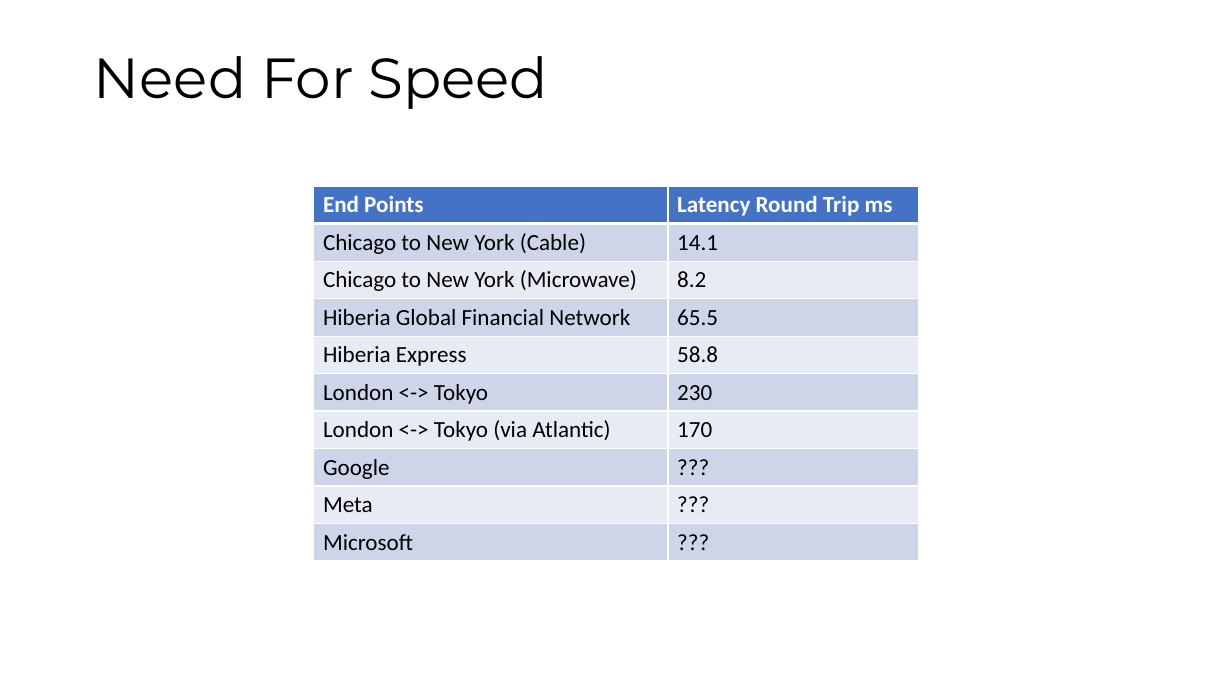
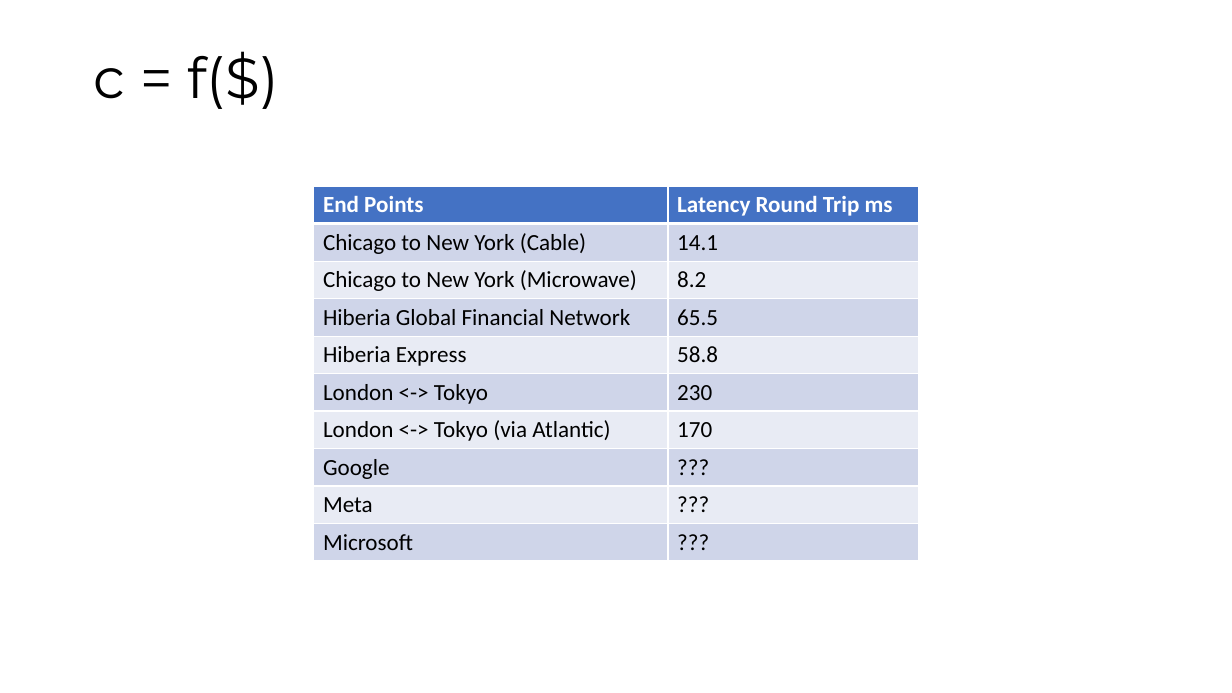
Before and after one commit to maatt4code/PicsAndStuff, a slide deck: slide 11 of Presentation/FXMM.pptx (slide 3 before the commit). Drawn at 1232x693 pixels with LibreOffice and Linux fonts; fonts in the diff are those of the drawing. Boxes give left, top, right and bottom in pixels: in the first picture for what was removed or moved away, otherwise in the second. Text is boxed around its words. In the diff, an @@ line names an element or a change of style, - is before the commit and + after.

```diff
--- a/Presentation/FXMM.pptx
+++ b/Presentation/FXMM.pptx
@@ title at (94,51,279,109): text changed @@
-Need For Speed
+c = f($)
```
Also in this commit, not shown: 2 other slides changed, 9 slides added.
